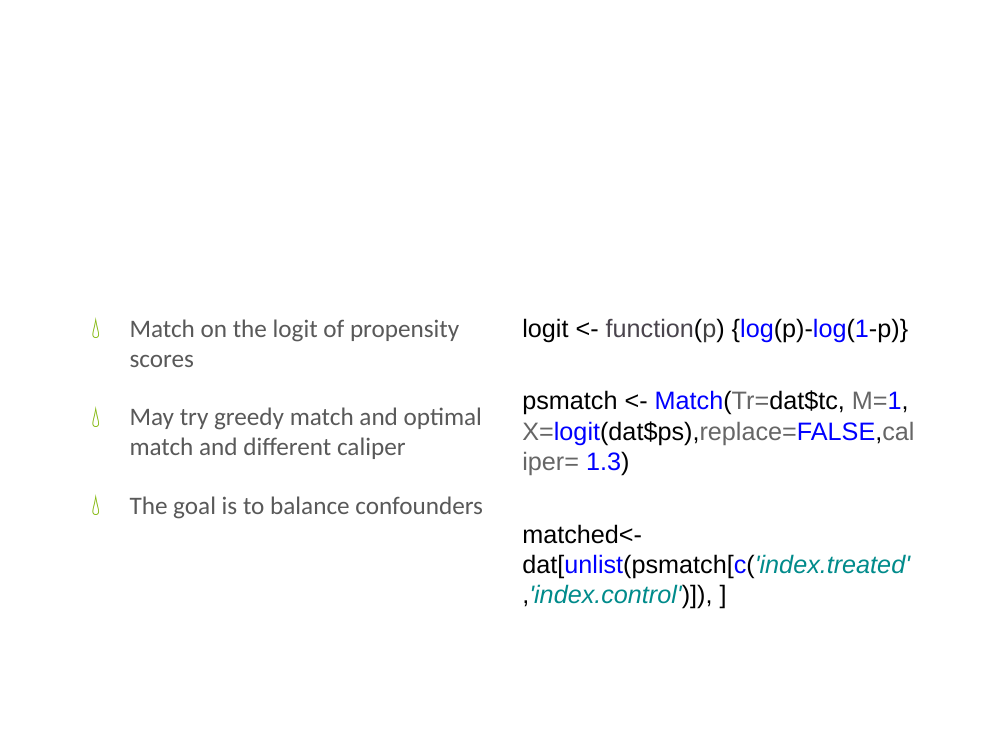
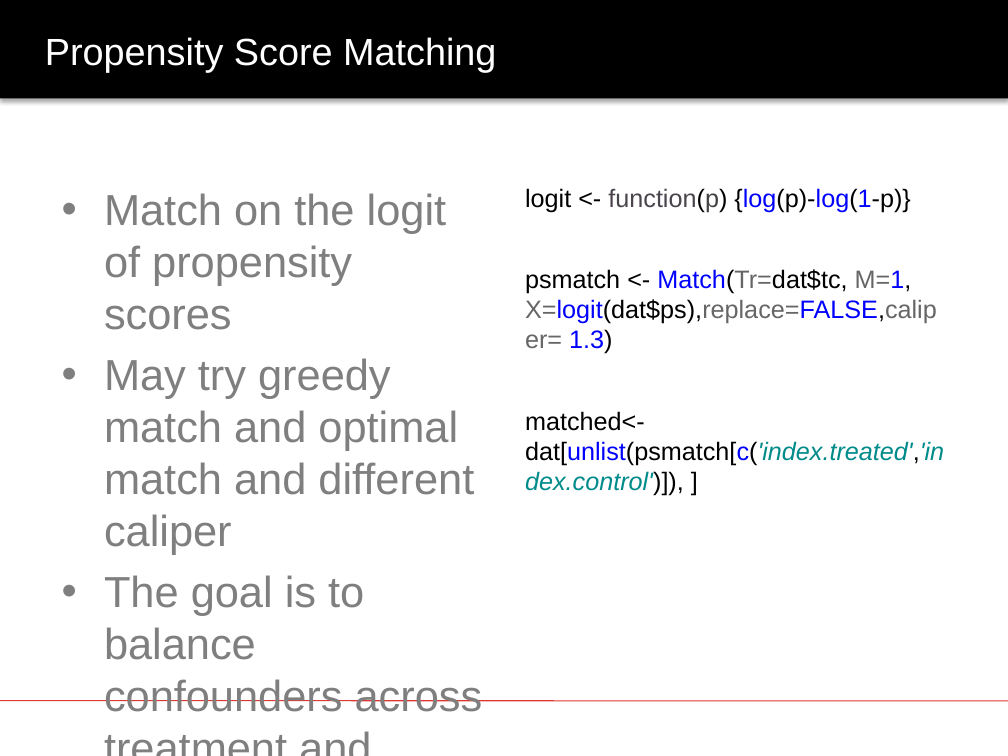
Before and after one commit to anhualin/MyLearning, a slide deck: slide 24 of FDA2018/FDA_Presentation.pptx (slide 21 before the commit). Drawn at 1008x756 pixels with LibreOffice and Linux fonts; fonts in the diff are those of the drawing; background and template pictures are left out. Boxes give left, top, right and bottom in pixels: in the first picture for what was removed or moved away, otherwise in the second. Text is boxed around its words. In the diff, an @@ line names an element or a change of style, - is before the commit and + after.

```diff
--- a/FDA2018/FDA_Presentation.pptx
+++ b/FDA2018/FDA_Presentation.pptx
@@ rectangle added at bbox=[0, 0, 1008, 99], fill #000000 @@
@@ title "Propensity Score Matching": place and size @@
-title "Propensity Score Matching" at bbox=[350, 319, 459, 341]
+title "Propensity Score Matching" at bbox=[45, 37, 496, 72]
@@ title "Propensity Score Matching" at bbox=[45, 37, 496, 72]: size 46 to 27 pt, font Calibri to Arial; alignment centre to left @@
@@ text "Match on the logit of ...": place and size @@
-text "Match on the logit of ..." at bbox=[130, 319, 483, 519]
+text "Match on the logit of ..." at bbox=[104, 193, 483, 712]
@@ text "logit <- function(p) {log(p)-log(1-p)}" rewrapped from bbox=[522, 318, 914, 609] to bbox=[525, 188, 944, 496] @@
@@ text at bbox=[104, 193, 474, 554]: size 18 to 31 pt, font Calibri to Arial, text colour #595959 to #7F7F7F in "Match on the logit of propensity scores", "May try greedy match and optimal match ..."; bullet 💧 to •; less space between paragraphs @@
@@ text at bbox=[104, 575, 483, 712]: text changed; size 18 to 31 pt; font Calibri to Arial; text colour #595959 to #7F7F7F @@
-💧 The goal is to balance confounders
+• The goal is to balance confounders across treatment and control groups
@@ line added from (0, 701) to (1008, 701), #DE3730 0.75 pt @@
```
Also in this commit, not shown: 19 other slides changed, 12 slides added, 1 slide removed, 4 other files.
